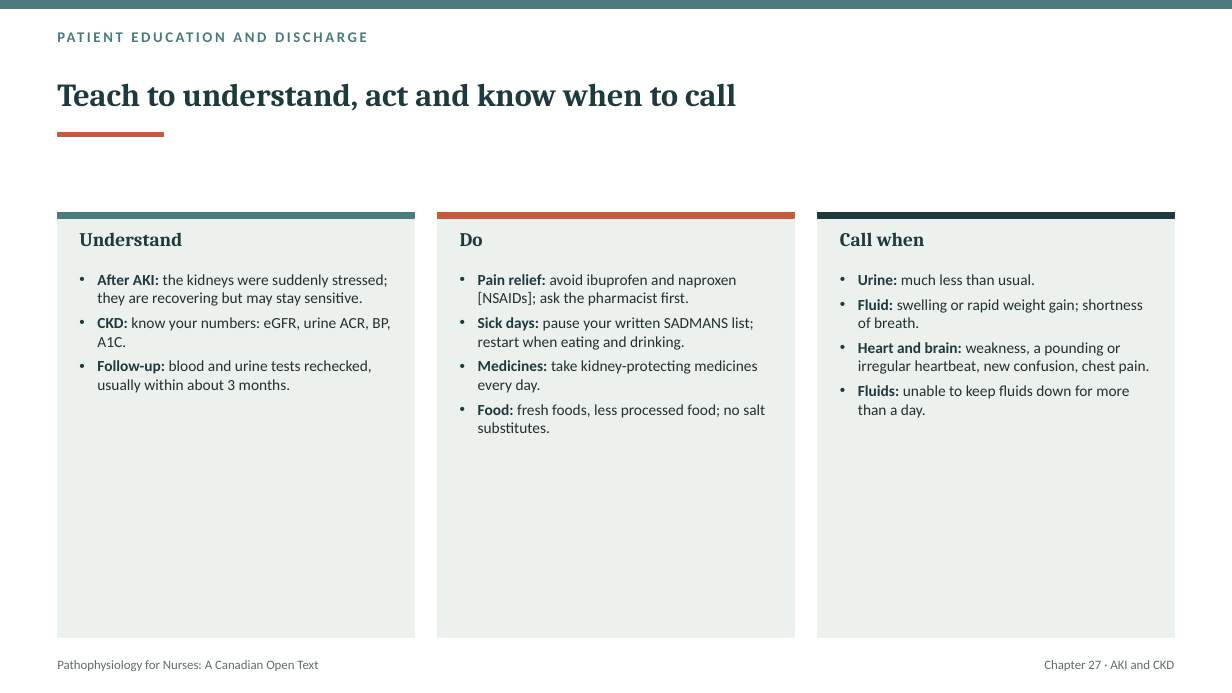
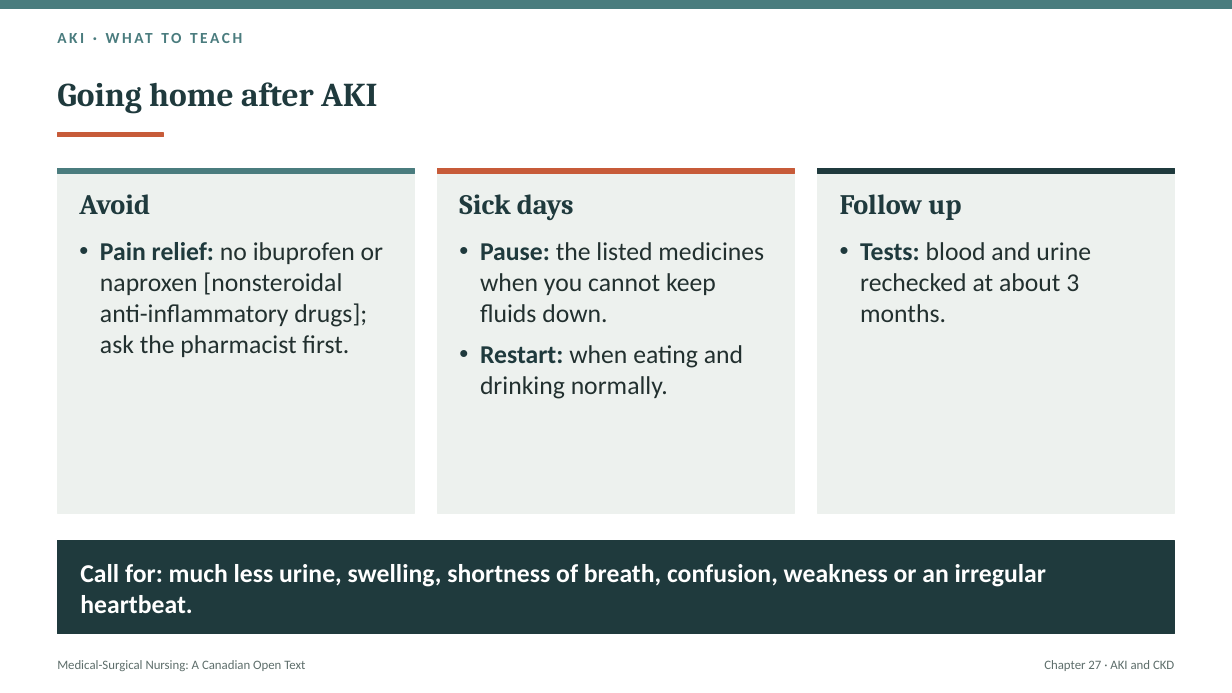
Before and after one commit to andrewleenl/opensourcenursing, a slide deck: slide 17 of Ch27_Acute_Kidney_Injury_and_Chronic_Kidney_Disease_Lecture_Presentation.pptx (slide 42 before the commit). Drawn at 1232x693 pixels with LibreOffice and Linux fonts; fonts in the diff are those of the drawing. Boxes give left, top, right and bottom in pixels: in the first picture for what was removed or moved away, otherwise in the second. Text is boxed around its words. In the diff, an @@ line names an element or a change of style, - is before the commit and + after.

```diff
--- a/Ch27_Acute_Kidney_Injury_and_Chronic_Kidney_Disease_Lecture_Presentation.pptx
+++ b/Ch27_Acute_Kidney_Injury_and_Chronic_Kidney_Disease_Lecture_Presentation.pptx
@@ text at bbox=[57, 28, 1175, 55]: text changed; size 11.5 to 12 pt @@
-PATIENT EDUCATION AND DISCHARGE
+AKI · WHAT TO TEACH
@@ title at bbox=[57, 82, 377, 114]: text changed; size 25 to 26 pt @@
-Teach to understand, act and know when to call
+Going home after AKI
@@ rectangle: place and size @@
-rectangle at bbox=[57, 213, 414, 638]
+rectangle at bbox=[57, 168, 414, 513]
@@ 3 rectangles: place and size @@
-3 rectangles at bbox=[57, 213, 1175, 218]
+3 rectangles at bbox=[57, 168, 1175, 174]
@@ rectangle: place and size @@
-rectangle at bbox=[438, 213, 795, 638]
+rectangle at bbox=[437, 168, 794, 513]
@@ rectangle: place and size @@
-rectangle at bbox=[818, 213, 1175, 638]
+rectangle at bbox=[818, 168, 1175, 513]
@@ text added at bbox=[79, 194, 150, 214], 22 pt, text #1F3A3D, bold @@
+Avoid
@@ text added at bbox=[459, 194, 574, 220], 22 pt, text #1F3A3D, bold @@
+Sick days
@@ text added at bbox=[840, 194, 961, 220], 22 pt, text #1F3A3D, bold @@
+Follow up
@@ text removed at bbox=[79, 232, 182, 246] @@
-Understand
@@ text removed at bbox=[460, 233, 483, 246] @@
-Do
@@ text removed at bbox=[840, 232, 925, 246] @@
-Call when
@@ text added at bbox=[100, 242, 383, 357], 20 pt, text #22302F @@
+• Pain relief: no ibuprofen or naproxen [nonsteroidal anti-inflammatory drugs]; ask the pharmacist first.
@@ text added at bbox=[480, 242, 764, 399], 20 pt, text #22302F @@
+• Pause: the listed medicines when you cannot keep fluids down.
+• Restart: when eating and drinking normally.
@@ text added at bbox=[860, 242, 1091, 322], 20 pt, text #22302F @@
+• Tests: blood and urine rechecked at about 3 months.
@@ text removed at bbox=[97, 274, 390, 393] @@
-• After AKI: the kidneys were suddenly stressed; they are recovering but may stay sensitive.
-• CKD: know your numbers: eGFR, urine ACR, BP, A1C.
-• Follow-up: blood and urine tests rechecked, usually within about 3 months.
@@ text removed at bbox=[478, 274, 765, 433] @@
-• Pain relief: avoid ibuprofen and naproxen [NSAIDs]; ask the pharmacist first.
-• Sick days: pause your written SADMANS list; restart when eating and drinking.
-• Medicines: take kidney-protecting medicines every day.
-• Food: fresh foods, less processed food; no salt substitutes.
@@ text removed at bbox=[858, 274, 1150, 418] @@
-• Urine: much less than usual.
-• Fluid: swelling or rapid weight gain; shortness of breath.
-• Heart and brain: weakness, a pounding or irregular heartbeat, new confusion, chest pain.
-• Fluids: unable to keep fluids down for more than a day.
@@ rectangle added at bbox=[57, 541, 1175, 634], fill #1F3A3D, outline #1F3A3D 1 pt @@
@@ text added at bbox=[80, 564, 1046, 613], 20 pt, text #FFFFFF, bold @@
+Call for: much less urine, swelling, shortness of breath, confusion, weakness or an irregular heartbeat.
@@ text at bbox=[57, 660, 305, 671]: text changed @@
-Pathophysiology for Nurses: A Canadian Open Text
+Medical-Surgical Nursing: A Canadian Open Text
```
Also in this commit, not shown: 6 other slides changed, 37 slides added, 45 slides removed, 1 other file.
